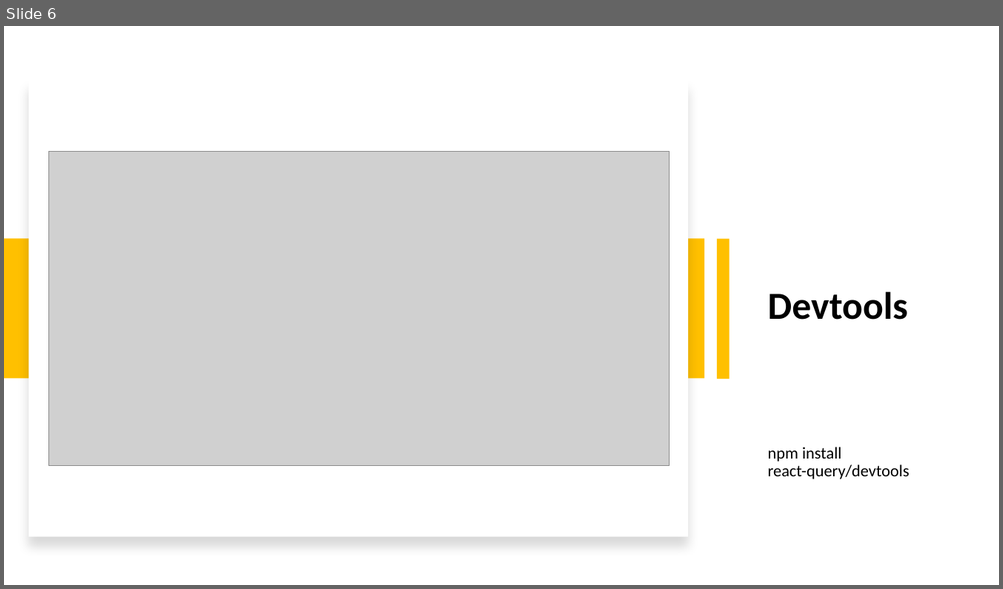
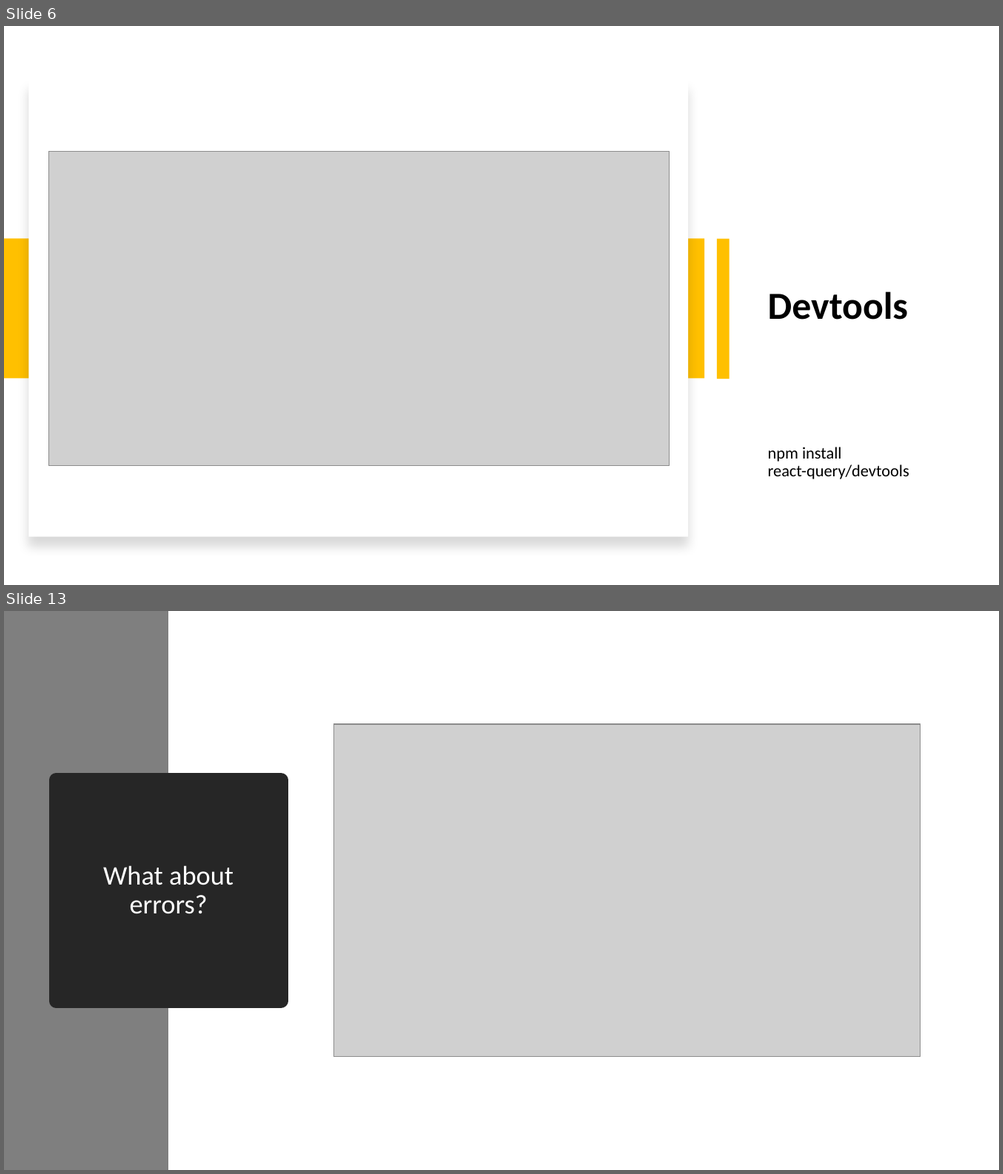
Before and after one commit to 1shaked/full-stack, a slide deck: 25ass/react qury.pptx. Shown one above the other, each under a label of ours: slide 6 before the commit, slides 6 and 13 after it; the slides between them are not shown. The pictures are 1003x589 and 1003x1174 pixels, drawn with LibreOffice and Linux fonts; fonts in the diff are those of the drawing; grey boxes stand for pictures. Boxes give left, top, right and bottom in pixels: in the first picture for what was removed or moved away, otherwise in the second. Text is boxed around its words. In the diff, an @@ line names an element or a change of style, - is before the commit and + after.

```diff
--- a/25ass/react qury.pptx
+++ b/25ass/react qury.pptx
@@ slide 13 added at (x1=4, y1=611, x2=999, y2=1170), background #FFFFFF @@
@@ rectangle added at (x1=4, y1=611, x2=168, y2=1170), fill #7F7F7F @@
@@ picture added at (x1=334, y1=724, x2=920, y2=1057) @@
@@ title added at (x1=57, y1=780, x2=281, y2=1001), fill #262626, outline #262626 13.75 pt, 26 pt, text #FFFFFF @@
+What about errors?
```
Also in this commit, not shown: 10 other slides added, 16 other files.
